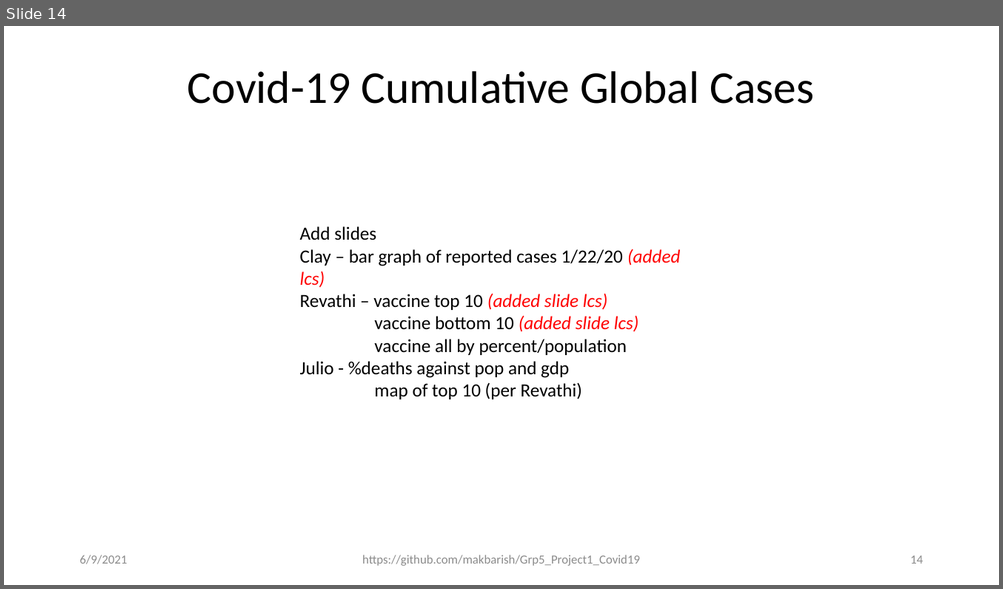
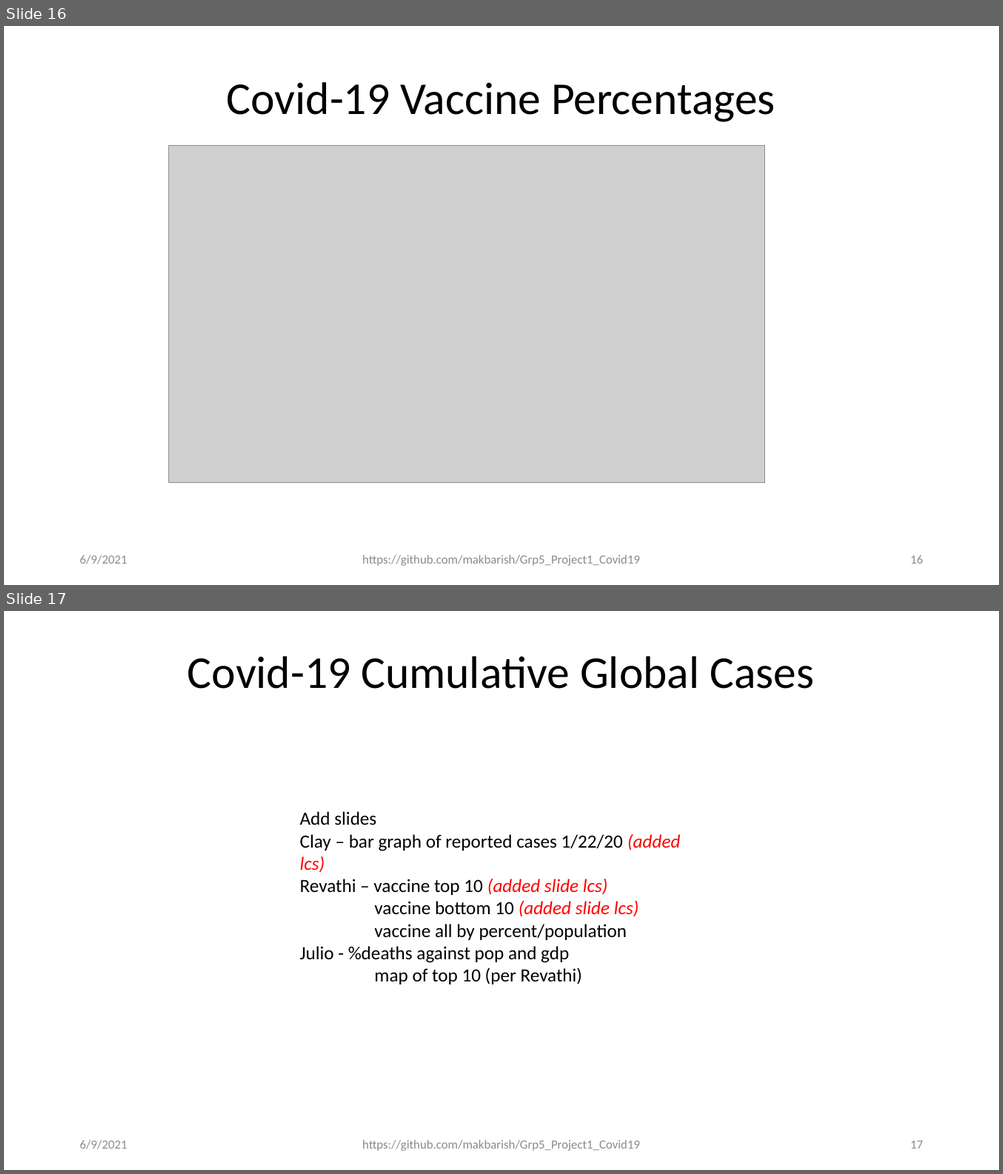
Before and after one commit to makbarish/Grp5_Project1_Covid19, a slide deck: Clay/Novel_Corona_Virus_2019_v2.pptx. Shown one above the other, each under a label of ours: slide 14 before the commit, slides 16 and 17 after it. The pictures are 1003x589 and 1003x1174 pixels, drawn with LibreOffice and Linux fonts; fonts in the diff are those of the drawing; grey boxes stand for pictures. Boxes give left, top, right and bottom in pixels: in the first picture for what was removed or moved away, otherwise in the second. Text is boxed around its words. In the diff, an @@ line names an element or a change of style, - is before the commit and + after.

```diff
--- a/Clay/Novel_Corona_Virus_2019_v2.pptx
+++ b/Clay/Novel_Corona_Virus_2019_v2.pptx
@@ slide 16 added at [4, 26, 999, 585], background #FFFFFF @@
@@ title added at [227, 82, 775, 122], 44 pt, text #000000 @@
+Covid-19 Vaccine Percentages
@@ picture added at [168, 145, 764, 483] @@
@@ text added at [79, 555, 127, 565], 12 pt, text #8C8C8C @@
+6/9/2021
@@ text added at [362, 555, 640, 566], 12 pt, text #8C8C8C @@
+https://github.com/makbarish/Grp5_Project1_Covid19
@@ page number added at [910, 556, 922, 564], 12 pt, text #8C8C8C @@
+16
@@ what was slide 14 is now slide 17 @@
@@ page number at [910, 1141, 922, 1149]: text changed @@
-14
+17
```
Also in this commit, not shown: 1 slide changed, 2 other slides added.
